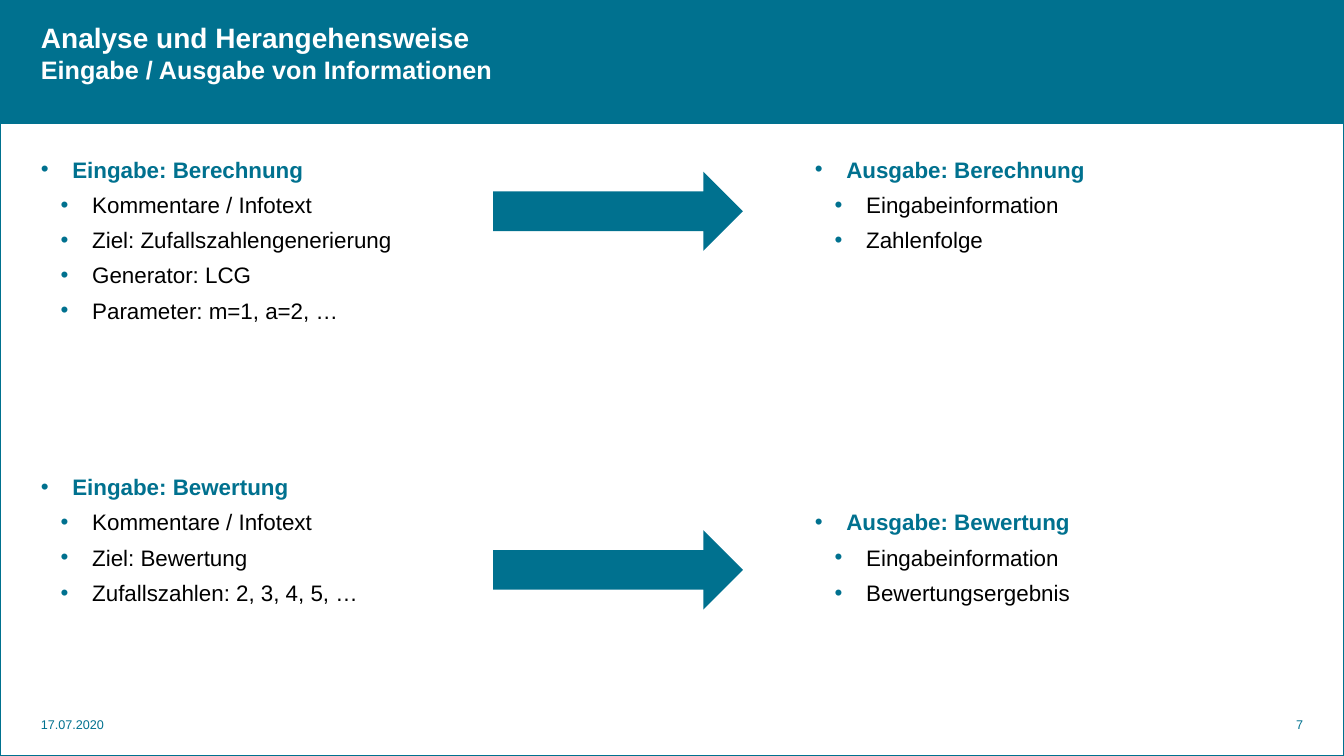
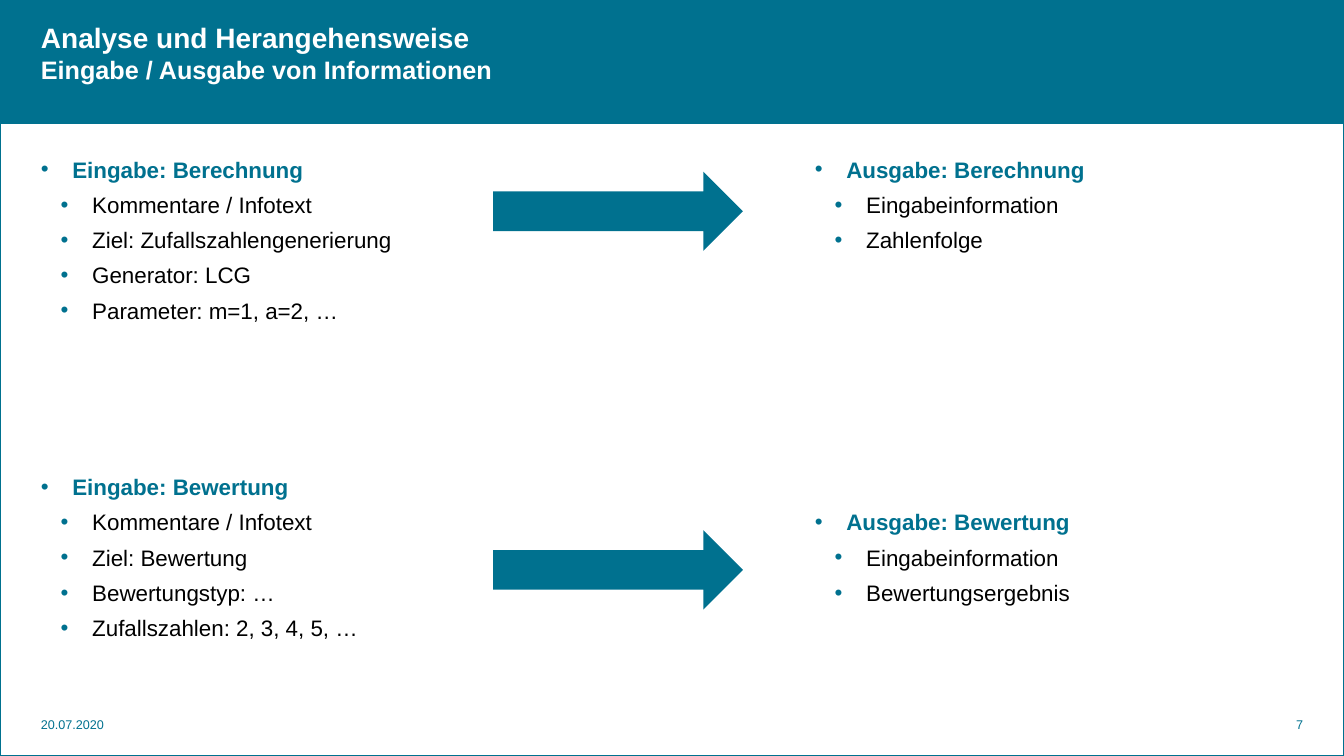
Before and after one commit to Facemirrored/go-pro-pruefung, a slide deck: slide 7 of data/documents/Herrmann_Bjarne_GoPro.pptx. Drawn at 1344x756 pixels with LibreOffice and Linux fonts; fonts in the diff are those of the drawing; background and template pictures are left out. Boxes give left, top, right and bottom in pixels: in the first picture for what was removed or moved away, otherwise in the second. Text is boxed around its words. In the diff, an @@ line names an element or a change of style, - is before the commit and + after.

```diff
--- a/data/documents/Herrmann_Bjarne_GoPro.pptx
+++ b/data/documents/Herrmann_Bjarne_GoPro.pptx
@@ text at (92,585,246,606): paragraph added @@
+    • Bewertungstyp: …
@@ text at (41,720,104,729): text changed @@
-17.07.2020
+20.07.2020
```
Also in this commit, not shown: 13 other slides changed, 5 other files.
